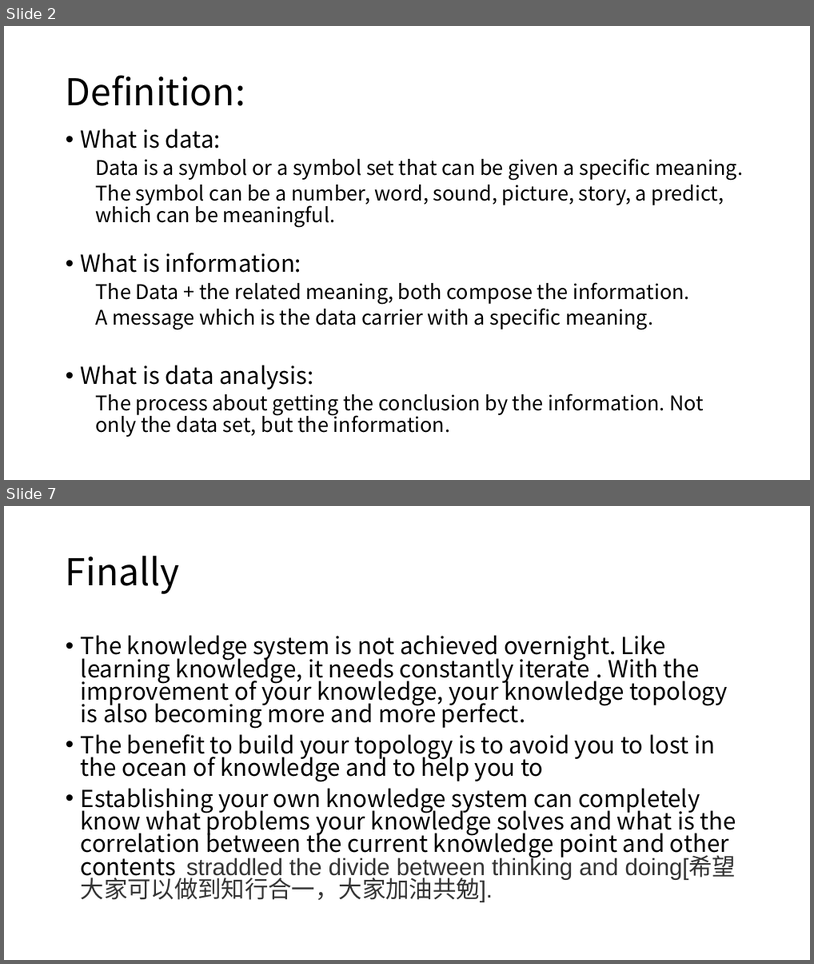
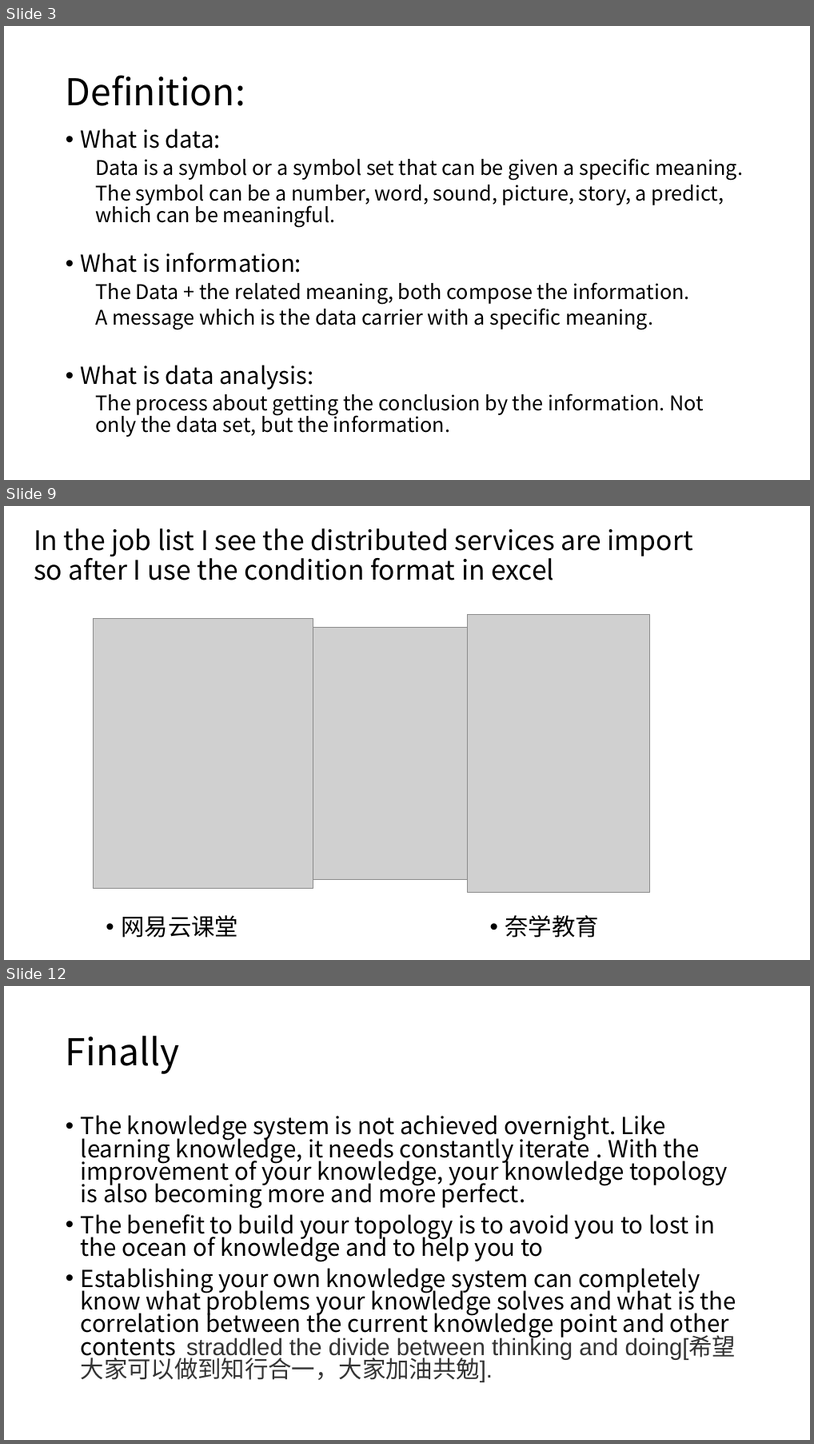
Before and after one commit to zicheng-pan/python-requestforlagou, a slide deck: New Microsoft PowerPoint 演示文稿.pptx. Shown one above the other, each under a label of ours: slides 2 and 7 before the commit, slides 3, 9 and 12 after it; the slides between them are not shown. The pictures are 814x964 and 814x1444 pixels, drawn with LibreOffice and Linux fonts; fonts in the diff are those of the drawing; grey boxes stand for pictures. Boxes give left, top, right and bottom in pixels: in the first picture for what was removed or moved away, otherwise in the second. Text is boxed around its words. In the diff, an @@ line names an element or a change of style, - is before the commit and + after.

Commit message:
add ppt and excel

```diff
--- a/New Microsoft PowerPoint 演示文稿.pptx
+++ b/New Microsoft PowerPoint 演示文稿.pptx
@@ slide 9 added at (4, 506, 810, 960), background #FFFFFF @@
@@ title added at (34, 528, 693, 580), 32 pt, text #000000 @@
+In the job list I see the distributed services are import so after I use the condition format in excel
@@ picture added at (94, 619, 314, 888) @@
@@ picture added at (468, 614, 650, 892) @@
@@ picture added at (167, 627, 608, 879) @@
@@ text added at (121, 915, 238, 937), 28 pt, text #000000 @@
+• 网易云课堂
@@ text added at (505, 915, 598, 937), 28 pt, text #000000 @@
+• 奈学教育
@@ what was slide 2 is now slide 3 @@
@@ what was slide 7 is now slide 12 @@
```
Also in this commit, not shown: 4 slides changed, 4 other slides added, 1 other file.
